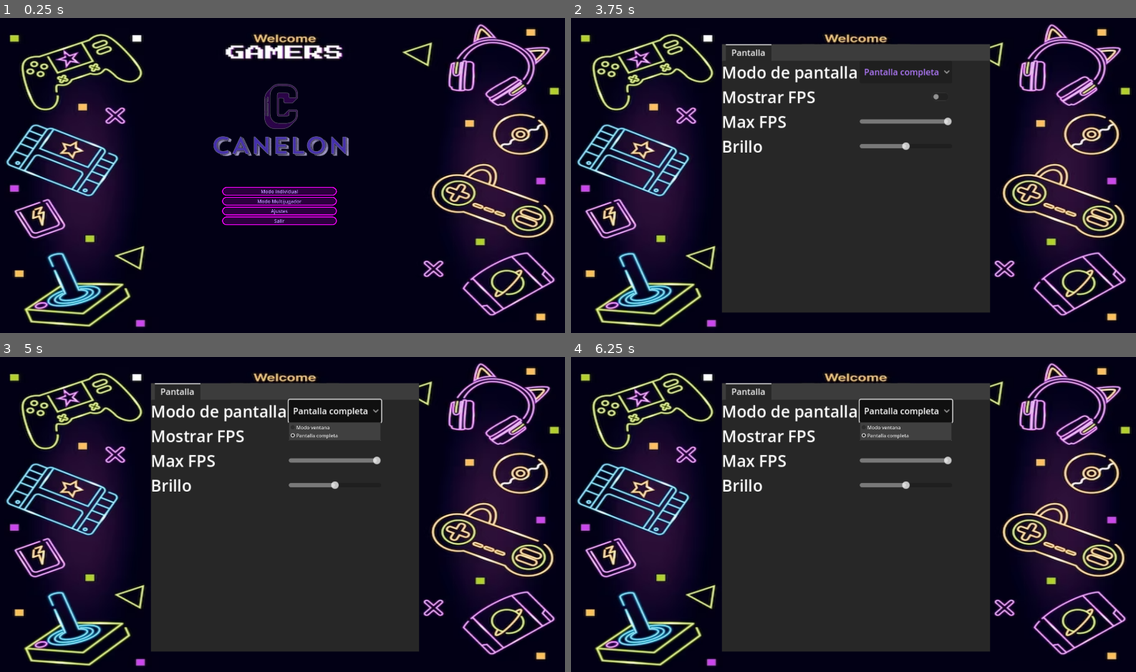
Above: before the commit, frames 1-4 (two rows, left to right).
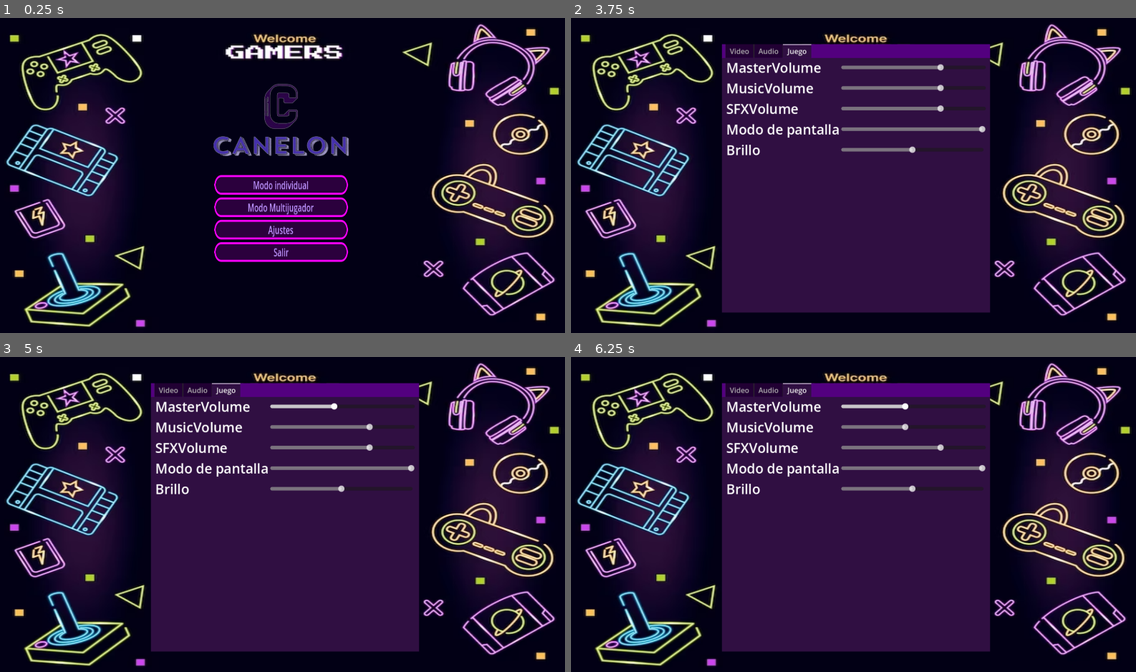
Above: after the commit, the same moments.

Repository: juansgamo/CANELON
Game: Godot game, scene res://scenes/menu.tscn
Same seed, same stepped clock (60 frames per second), same inputs: the game is played once before the commit and once after it.
Inputs (mouse positions are in pixels of both pictures, inside the frame that each line leads up to):
- Up to frame 1 (0.25 s): no input
- Up to frame 2 (3.75 s): click "Modo individual" at 0.5 s; click "Modo individual" at 1.25 s; click "Modo individual" at 2 s; click "Modo Multijugador" at 2.75 s; click "Ajustes" at 3.5 s
- Up to frame 3 (5 s): click (333, 410) at 4.25 s, where only the run before the commit has a clickable "Pantalla completa"
- Up to frame 4 (6.25 s): click (904, 435) at 5.02 s; click (904, 410) at 5.75 s, where only the run before the commit has a clickable "Pantalla completa"

The runs differ from the first frame. In frame 1, 5.1% of the frame differs, in the area x 37-62%, y 49-78%; in frame 2, 40%; in frame 3, 40%, in the area x 26-75%, y 8-94%; in frame 4, 40%.

Commit message:
menu de ajustes

Diff:
--- a/scenes/ajustes.tscn
+++ b/scenes/ajustes.tscn
@@ -6,9 +6,8 @@
 OptionButton/colors/font_color = Color(0.694118, 0.478431, 0.988235, 1)
 
 [sub_resource type="Theme" id="Theme_11s61"]
+CheckButton/constants/check_v_offset = 0
 CheckButton/font_sizes/font_size = 30
-
-[sub_resource type="ViewportTexture" id="ViewportTexture_kf3j5"]
 
 [node name="Ajustes" type="Popup"]
 title = "Ajustes"
@@ -26,7 +25,7 @@
 grow_vertical = 2
 size_flags_horizontal = 3
 size_flags_vertical = 3
-color = Color(0, 0, 0, 0.211765)
+color = Color(0.32549, 0, 0.498039, 1)
 
 [node name="TabContainer" type="TabContainer" parent="."]
 anchors_preset = 15
@@ -34,33 +33,36 @@
 anchor_bottom = 1.0
 grow_horizontal = 2
 grow_vertical = 2
-scale = Vector2(1.8, 1.8)
+scale = Vector2(1.5, 1.5)
 size_flags_horizontal = 10
 size_flags_vertical = 3
-
-[node name="Pantalla" type="TabBar" parent="TabContainer"]
+current_tab = 2
+
+[node name="Video" type="TabBar" parent="TabContainer"]
 custom_minimum_size = Vector2(10, 10)
 layout_mode = 2
 theme = ExtResource("1_txexu")
 theme_override_font_sizes/font_size = 30
 
-[node name="MarginContainer" type="MarginContainer" parent="TabContainer/Pantalla"]
+[node name="MarginContainer" type="MarginContainer" parent="TabContainer/Video"]
 custom_minimum_size = Vector2(10, 10)
 layout_direction = 2
 layout_mode = 1
-offset_right = 236.0
-offset_bottom = 42.0
-
-[node name="ResolutionSettings" type="GridContainer" parent="TabContainer/Pantalla/MarginContainer"]
+anchors_preset = -1
+offset_left = 10.0
+offset_right = 590.0
+offset_bottom = 180.0
+
+[node name="ResolutionSettings" type="GridContainer" parent="TabContainer/Video/MarginContainer"]
 layout_mode = 2
 columns = 2
 
-[node name="Pantalla" type="Label" parent="TabContainer/Pantalla/MarginContainer/ResolutionSettings"]
+[node name="Pantalla" type="Label" parent="TabContainer/Video/MarginContainer/ResolutionSettings"]
 layout_mode = 2
 theme = ExtResource("1_txexu")
 text = "Modo de pantalla"
 
-[node name="OptionButton" type="OptionButton" parent="TabContainer/Pantalla/MarginContainer/ResolutionSettings"]
+[node name="BtnPantalla" type="OptionButton" parent="TabContainer/Video/MarginContainer/ResolutionSettings"]
 layout_mode = 2
 size_flags_vertical = 3
 theme = SubResource("Theme_6nymb")
@@ -71,26 +73,29 @@
 popup/item_1/text = "Pantalla completa"
 popup/item_1/id = 1
 
-[node name="FPS" type="Label" parent="TabContainer/Pantalla/MarginContainer/ResolutionSettings"]
+[node name="FPS" type="Label" parent="TabContainer/Video/MarginContainer/ResolutionSettings"]
 layout_mode = 2
 theme = ExtResource("1_txexu")
 text = "Mostrar FPS"
 
-[node name="CheckButton" type="CheckButton" parent="TabContainer/Pantalla/MarginContainer/ResolutionSettings"]
+[node name="BtnFPS" type="CheckButton" parent="TabContainer/Video/MarginContainer/ResolutionSettings"]
 custom_minimum_size = Vector2(10, 10)
 layout_mode = 2
 size_flags_horizontal = 3
 theme = SubResource("Theme_11s61")
-icon = SubResource("ViewportTexture_kf3j5")
+alignment = 1
 expand_icon = true
 language = "es"
 
-[node name="MaxFPS" type="Label" parent="TabContainer/Pantalla/MarginContainer/ResolutionSettings"]
+[node name="MaxFPS" type="Label" parent="TabContainer/Video/MarginContainer/ResolutionSettings"]
 layout_mode = 2
 theme = ExtResource("1_txexu")
 text = "Max FPS"
 
-[node name="HSlider" type="HSlider" parent="TabContainer/Pantalla/MarginContainer/ResolutionSettings"]
+[node name="MaxFPScontainer" type="HBoxContainer" parent="TabContainer/Video/MarginContainer/ResolutionSettings"]
+layout_mode = 2
+
+[node name="HSlider" type="HSlider" parent="TabContainer/Video/MarginContainer/ResolutionSettings/MaxFPScontainer"]
 custom_minimum_size = Vector2(100, 10)
 layout_mode = 2
 size_flags_horizontal = 3
@@ -100,12 +105,20 @@
 value = 120.0
 rounded = true
 
-[node name="Brightness" type="Label" parent="TabContainer/Pantalla/MarginContainer/ResolutionSettings"]
+[node name="cantidadFPS" type="Label" parent="TabContainer/Video/MarginContainer/ResolutionSettings/MaxFPScontainer"]
+layout_mode = 2
+theme = ExtResource("1_txexu")
+text = "144"
+
+[node name="Brightness" type="Label" parent="TabContainer/Video/MarginContainer/ResolutionSettings"]
 layout_mode = 2
 theme = ExtResource("1_txexu")
 text = "Brillo"
 
-[node name="HSlider2" type="HSlider" parent="TabContainer/Pantalla/MarginContainer/ResolutionSettings"]
+[node name="BrilloContainer" type="HBoxContainer" parent="TabContainer/Video/MarginContainer/ResolutionSettings"]
+layout_mode = 2
+
+[node name="HSlider2" type="HSlider" parent="TabContainer/Video/MarginContainer/ResolutionSettings/BrilloContainer"]
 custom_minimum_size = Vector2(100, 10)
 layout_mode = 2
 size_flags_horizontal = 3
@@ -114,3 +127,235 @@
 step = 0.1
 value = 1.0
 rounded = true
+
+[node name="cantidadFPS" type="Label" parent="TabContainer/Video/MarginContainer/ResolutionSettings/BrilloContainer"]
+layout_mode = 2
+theme = ExtResource("1_txexu")
+
+[node name="Audio" type="TabBar" parent="TabContainer"]
+visible = false
+custom_minimum_size = Vector2(10, 10)
+layout_mode = 2
+theme = ExtResource("1_txexu")
+theme_override_font_sizes/font_size = 30
+
+[node name="MarginContainer" type="MarginContainer" parent="TabContainer/Audio"]
+custom_minimum_size = Vector2(10, 10)
+layout_direction = 2
+layout_mode = 1
+offset_left = 10.0
+offset_right = 590.0
+offset_bottom = 300.0
+
+[node name="ResolutionSettings" type="GridContainer" parent="TabContainer/Audio/MarginContainer"]
+layout_mode = 2
+columns = 2
+
+[node name="MasterVolume" type="Label" parent="TabContainer/Audio/MarginContainer/ResolutionSettings"]
+layout_mode = 2
+theme = ExtResource("1_txexu")
+text = "MasterVolume"
+
+[node name="MasterVolumeContainer" type="HBoxContainer" parent="TabContainer/Audio/MarginContainer/ResolutionSettings"]
+layout_mode = 2
+
+[node name="HSlider" type="HSlider" parent="TabContainer/Audio/MarginContainer/ResolutionSettings/MasterVolumeContainer"]
+custom_minimum_size = Vector2(100, 10)
+layout_mode = 2
+size_flags_horizontal = 3
+size_flags_vertical = 1
+min_value = -50.0
+max_value = 0.0
+value = -15.0
+rounded = true
+
+[node name="MusicVolume" type="Label" parent="TabContainer/Audio/MarginContainer/ResolutionSettings"]
+layout_mode = 2
+theme = ExtResource("1_txexu")
+text = "MusicVolume"
+
+[node name="MusicVolumeContainer" type="HBoxContainer" parent="TabContainer/Audio/MarginContainer/ResolutionSettings"]
+layout_mode = 2
+
+[node name="HSlider" type="HSlider" parent="TabContainer/Audio/MarginContainer/ResolutionSettings/MusicVolumeContainer"]
+custom_minimum_size = Vector2(100, 10)
+layout_mode = 2
+size_flags_horizontal = 3
+size_flags_vertical = 1
+min_value = -50.0
+max_value = 0.0
+value = -15.0
+rounded = true
+
+[node name="SFXVolume" type="Label" parent="TabContainer/Audio/MarginContainer/ResolutionSettings"]
+layout_mode = 2
+theme = ExtResource("1_txexu")
+text = "SFXVolume"
+
+[node name="SFXVolumeContainer" type="HBoxContainer" parent="TabContainer/Audio/MarginContainer/ResolutionSettings"]
+layout_mode = 2
+
+[node name="HSlider" type="HSlider" parent="TabContainer/Audio/MarginContainer/ResolutionSettings/SFXVolumeContainer"]
+custom_minimum_size = Vector2(100, 10)
+layout_mode = 2
+size_flags_horizontal = 3
+size_flags_vertical = 1
+min_value = -50.0
+max_value = 0.0
+value = -15.0
+rounded = true
+
+[node name="MasterVolume4" type="Label" parent="TabContainer/Audio/MarginContainer/ResolutionSettings"]
+layout_mode = 2
+theme = ExtResource("1_txexu")
+text = "Modo de pantalla"
+
+[node name="MasterVolumeContainer4" type="HBoxContainer" parent="TabContainer/Audio/MarginContainer/ResolutionSettings"]
+layout_mode = 2
+
+[node name="HSlider" type="HSlider" parent="TabContainer/Audio/MarginContainer/ResolutionSettings/MasterVolumeContainer4"]
+custom_minimum_size = Vector2(100, 10)
+layout_mode = 2
+size_flags_horizontal = 3
+size_flags_vertical = 1
+min_value = 30.0
+max_value = 120.0
+value = 120.0
+rounded = true
+
+[node name="Brightness" type="Label" parent="TabContainer/Audio/MarginContainer/ResolutionSettings"]
+layout_mode = 2
+theme = ExtResource("1_txexu")
+text = "Brillo"
+
+[node name="BrilloContainer" type="HBoxContainer" parent="TabContainer/Audio/MarginContainer/ResolutionSettings"]
+layout_mode = 2
+size_flags_horizontal = 3
+
+[node name="HSlider2" type="HSlider" parent="TabContainer/Audio/MarginContainer/ResolutionSettings/BrilloContainer"]
+custom_minimum_size = Vector2(100, 10)
+layout_mode = 2
+size_flags_horizontal = 3
+size_flags_vertical = 1
+max_value = 2.0
+step = 0.1
+value = 1.0
+rounded = true
+
+[node name="cantidadFPS" type="Label" parent="TabContainer/Audio/MarginContainer/ResolutionSettings/BrilloContainer"]
+layout_mode = 2
+theme = ExtResource("1_txexu")
+
+[node name="Juego" type="TabBar" parent="TabContainer"]
+visible = false
+custom_minimum_size = Vector2(10, 10)
+layout_mode = 2
+theme = ExtResource("1_txexu")
+theme_override_font_sizes/font_size = 30
+
+[node name="MarginContainer" type="MarginContainer" parent="TabContainer/Juego"]
+custom_minimum_size = Vector2(10, 10)
+layout_direction = 2
+layout_mode = 1
+offset_left = 10.0
+offset_right = 590.0
+offset_bottom = 300.0
+
+[node name="ResolutionSettings" type="GridContainer" parent="TabContainer/Juego/MarginContainer"]
+layout_mode = 2
+columns = 2
+
+[node name="MasterVolume" type="Label" parent="TabContainer/Juego/MarginContainer/ResolutionSettings"]
+layout_mode = 2
+theme = ExtResource("1_txexu")
+text = "MasterVolume"
+
+[node name="MasterVolumeContainer" type="HBoxContainer" parent="TabContainer/Juego/MarginContainer/ResolutionSettings"]
+layout_mode = 2
+
+[node name="HSlider" type="HSlider" parent="TabContainer/Juego/MarginContainer/ResolutionSettings/MasterVolumeContainer"]
+custom_minimum_size = Vector2(100, 10)
+layout_mode = 2
+size_flags_horizontal = 3
+size_flags_vertical = 1
+min_value = -50.0
+max_value = 0.0
+value = -15.0
+rounded = true
+
+[node name="MusicVolume" type="Label" parent="TabContainer/Juego/MarginContainer/ResolutionSettings"]
+layout_mode = 2
+theme = ExtResource("1_txexu")
+text = "MusicVolume"
+
+[node name="MusicVolumeContainer" type="HBoxContainer" parent="TabContainer/Juego/MarginContainer/ResolutionSettings"]
+layout_mode = 2
+
+[node name="HSlider" type="HSlider" parent="TabContainer/Juego/MarginContainer/ResolutionSettings/MusicVolumeContainer"]
+custom_minimum_size = Vector2(100, 10)
+layout_mode = 2
+size_flags_horizontal = 3
+size_flags_vertical = 1
+min_value = -50.0
+max_value = 0.0
+value = -15.0
+rounded = true
+
+[node name="SFXVolume" type="Label" parent="TabContainer/Juego/MarginContainer/ResolutionSettings"]
+layout_mode = 2
+theme = ExtResource("1_txexu")
+text = "SFXVolume"
+
+[node name="SFXVolumeContainer" type="HBoxContainer" parent="TabContainer/Juego/MarginContainer/ResolutionSettings"]
+layout_mode = 2
+
+[node name="HSlider" type="HSlider" parent="TabContainer/Juego/MarginContainer/ResolutionSettings/SFXVolumeContainer"]
+custom_minimum_size = Vector2(100, 10)
+layout_mode = 2
+size_flags_horizontal = 3
+size_flags_vertical = 1
+min_value = -50.0
+max_value = 0.0
+value = -15.0
+rounded = true
+
+[node name="MasterVolume4" type="Label" parent="TabContainer/Juego/MarginContainer/ResolutionSettings"]
+layout_mode = 2
+theme = ExtResource("1_txexu")
+text = "Modo de pantalla"
+
+[node name="MasterVolumeContainer4" type="HBoxContainer" parent="TabContainer/Juego/MarginContainer/ResolutionSettings"]
+layout_mode = 2
+
+[node name="HSlider" type="HSlider" parent="TabContainer/Juego/MarginContainer/ResolutionSettings/MasterVolumeContainer4"]
+custom_minimum_size = Vector2(100, 10)
+layout_mode = 2
+size_flags_horizontal = 3
+size_flags_vertical = 1
+min_value = 30.0
+max_value = 120.0
+value = 120.0
+rounded = true
+
+[node name="Brightness" type="Label" parent="TabContainer/Juego/MarginContainer/ResolutionSettings"]
+layout_mode = 2
+theme = ExtResource("1_txexu")
+text = "Brillo"
+
+[node name="BrilloContainer" type="HBoxContainer" parent="TabContainer/Juego/MarginContainer/ResolutionSettings"]
+layout_mode = 2
+size_flags_horizontal = 3
+
+[node name="HSlider2" type="HSlider" parent="TabContainer/Juego/MarginContainer/ResolutionSettings/BrilloContainer"]
+custom_minimum_size = Vector2(100, 10)
+layout_mode = 2
+size_flags_horizontal = 3
+size_flags_vertical = 1
+max_value = 2.0
+step = 0.1
+value = 1.0
+rounded = true
+
+[node name="cantidadFPS" type="Label" parent="TabContainer/Juego/MarginContainer/ResolutionSettings/BrilloContainer"]
+layout_mode = 2
+theme = ExtResource("1_txexu")
--- a/scenes/menu.tscn
+++ b/scenes/menu.tscn
@@ -8,7 +8,7 @@
 [ext_resource type="PackedScene" uid="uid://ck2krdxor5a6b" path="res://scenes/parallax_background.tscn" id="4_k150q"]
 [ext_resource type="AudioStream" uid="uid://chp4pg50js27c" path="res://sounds/menu.mp3" id="6_qr16y"]
 [ext_resource type="PackedScene" uid="uid://mgesb0krb0v7" path="res://scenes/ajustes.tscn" id="8_60l7p"]
-[ext_resource type="Script" path="res://scenes/ajustes.gd" id="9_du732"]
+[ext_resource type="Script" path="res://scripts/ajustes.gd" id="9_du732"]
 
 [sub_resource type="Theme" id="Theme_n4pca"]
 Button/colors/font_color = Color(0.745098, 0.588235, 1, 1)
@@ -37,10 +37,11 @@
 
 [node name="VBoxContainer" type="VBoxContainer" parent="."]
 layout_mode = 0
-offset_left = 749.0
-offset_top = 574.0
-offset_right = 1134.0
-offset_bottom = 1126.0
+offset_left = 723.0
+offset_top = 534.0
+offset_right = 1023.0
+offset_bottom = 1234.0
+scale = Vector2(1.49361, 2.27268)
 
 [node name="Modo_Individual" type="Button" parent="VBoxContainer"]
 layout_mode = 2
Not shown: 1 places in scenes/ajustes.tscn that only renumber resources
Renamed: scenes/ajustes.gd -> scripts/ajustes.gd
